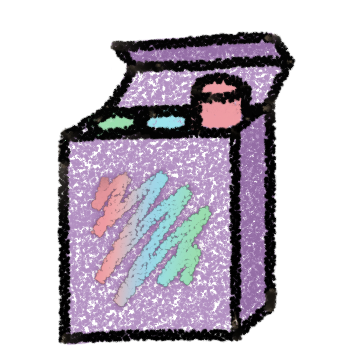
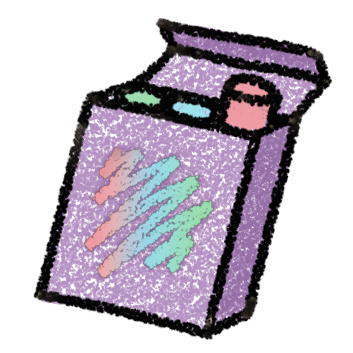
Layer changes from the first 353 x 353 image to the second:
painted on "chalk3" over <box>83,146,215,308</box>
painted on "chalk3 copy" over <box>83,146,215,308</box>
painted on "chalk2" over <box>85,71,284,141</box>
painted on "Layer 14" over <box>64,73,273,142</box>
painted on "chalk" (2nd of 2, in "chalk") over <box>33,17,333,345</box>
painted on "Layer 13" over <box>116,24,328,339</box>
painted on "Layer 12" over <box>40,19,328,346</box>
painted on "Layer 15" over <box>44,29,321,343</box>
